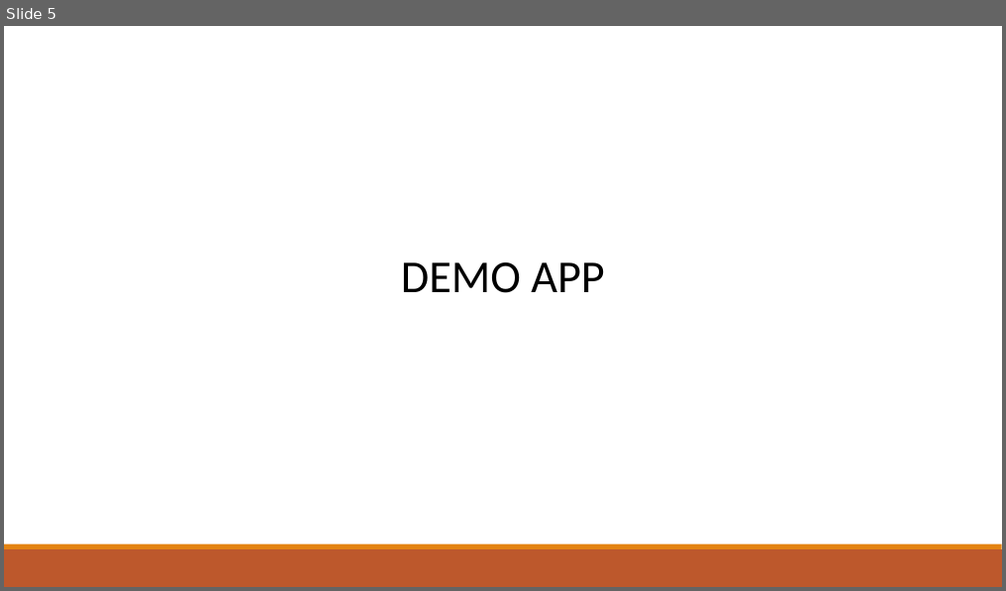
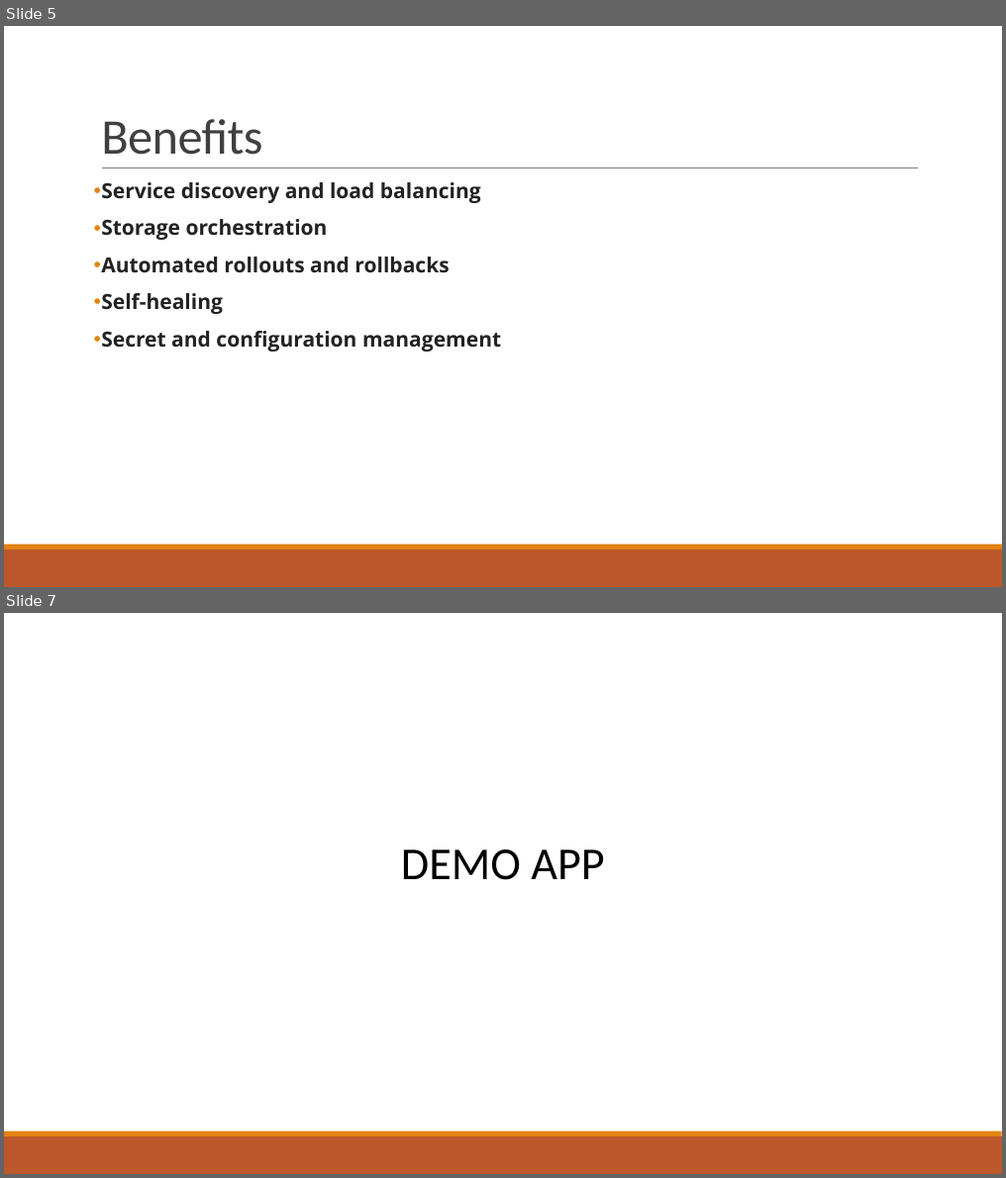
Before and after one commit to talktoamitdhir/kube, a slide deck: Understanding_Kubernetes/Kubernetes.pptx. Shown one above the other, each under a label of ours: slide 5 before the commit, slides 5 and 7 after it; the slides between them are not shown. The pictures are 1006x591 and 1006x1178 pixels, drawn with LibreOffice and Linux fonts; fonts in the diff are those of the drawing. Boxes give left, top, right and bottom in pixels: in the first picture for what was removed or moved away, otherwise in the second. Text is boxed around its words. In the diff, an @@ line names an element or a change of style, - is before the commit and + after.

```diff
--- a/Understanding_Kubernetes/Kubernetes.pptx
+++ b/Understanding_Kubernetes/Kubernetes.pptx
@@ slide 5 added at (x1=4, y1=26, x2=1002, y2=587), background #FFFFFF; not listed: 2 template elements that a slide beside it also shows @@
@@ title added at (x1=101, y1=119, x2=262, y2=155), 48 pt, text #404040 @@
+Benefits
@@ line added from (102, 169) to (918, 169), #808080 0.5 pt @@
@@ text added at (x1=101, y1=182, x2=501, y2=352), 20 pt, text #222222, bold @@
+• Service discovery and load balancing
+• Storage orchestration
+• Automated rollouts and rollbacks
+• Self-healing
+• Secret and configuration management
@@ what was slide 5 is now slide 7 @@
```
Also in this commit, not shown: 1 slide changed, 2 other slides added, 1 slide removed, 9 other files.
